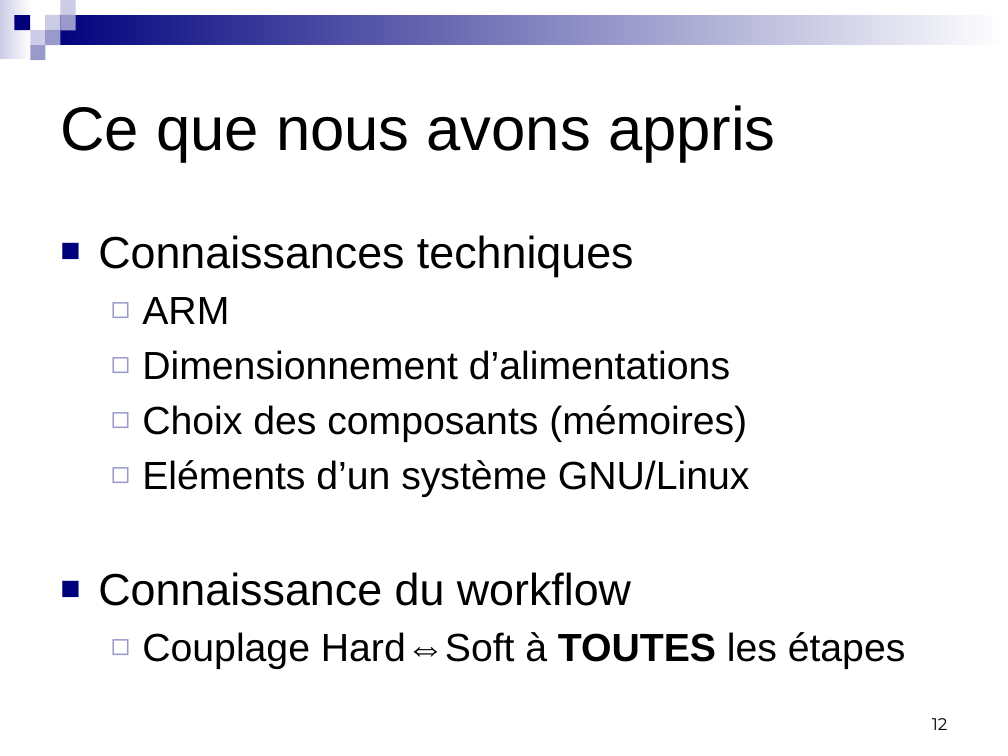
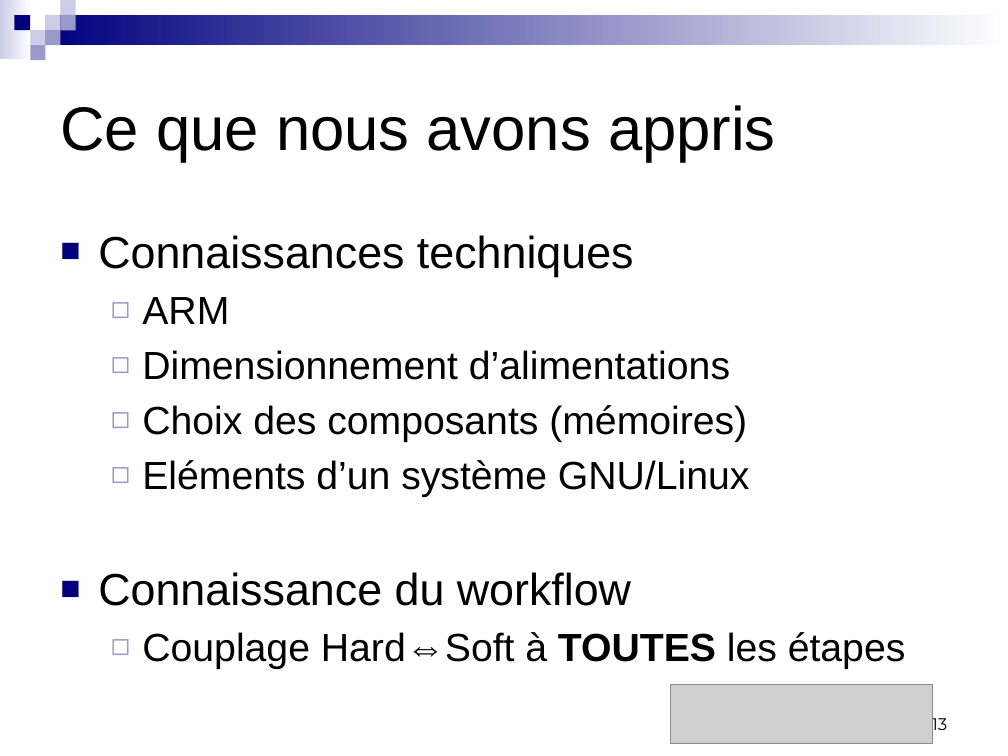
Before and after one commit to badrbouslikhin/Beluga, a slide deck: slide 13 of Rendu/PresentationFinale/Binome13PresentationFinalePRT.pptx (slide 12 before the commit). Drawn at 1008x756 pixels with LibreOffice and Linux fonts; fonts in the diff are those of the drawing; grey boxes stand for pictures. Boxes give left, top, right and bottom in pixels: in the first picture for what was removed or moved away, otherwise in the second. Text is boxed around its words. In the diff, an @@ line names an element or a change of style, - is before the commit and + after.

```diff
--- a/Rendu/PresentationFinale/Binome13PresentationFinalePRT.pptx
+++ b/Rendu/PresentationFinale/Binome13PresentationFinalePRT.pptx
@@ picture added at [670,684,932,744] @@
@@ page number at [932,714,947,735]: text changed @@
-12
+13
```
Also in this commit, not shown: 12 other slides changed, 1 slide added, 3 other files.
